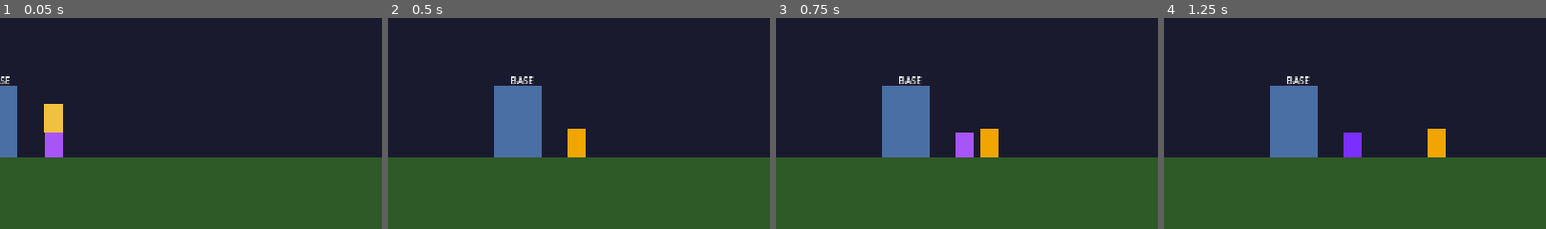
Above: before the commit, frames 1-4 (left to right).
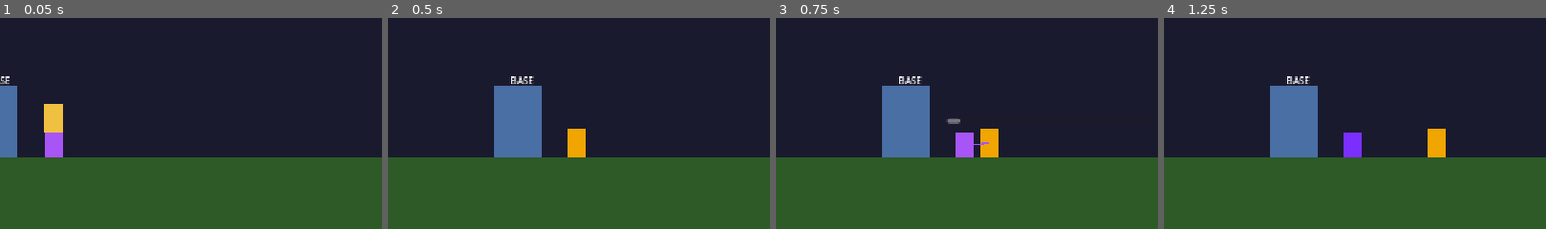
Above: after the commit, the same moments.

Repository: Saebeas/Simplespire
Game: Godot game, scene res://levels/main_game.tscn
The game is run twice, just before and just after one commit, with the same random seed, the same clock (stepped at 60 frames per second) and the same inputs.
Inputs (mouse positions are % of the whole screen's width and height, from its top left):
- Up to frame 1 (0.05 s): no input
- Up to frame 2 (0.5 s): no input
- Up to frame 3 (0.75 s): tap Enter at 0.5 s; move the mouse to (31, 80) at 0.52 s; hold D (move_right) from 0.53 s (still down); click (31, 80) at 0.67 s
- Up to frame 4 (1.25 s): keep holding D (move_right); tap W (move_up) at 0.77 s
The pictures show only the part of the screen within x 6-56%, y 50-100%; the shares and areas given below are measured in that part.

Frames 1-2 are identical in both runs. In frame 3, 0.1% of the frame differs, in the area x 44-56%, y 47-61%; in frame 4, nothing differs.

Commit message:
Fixed clicking outside node channels

Diff:
--- a/entities/crystal_node.gd
+++ b/entities/crystal_node.gd
@@ -6,7 +6,6 @@
 	var zone: String = "base_zone"
 
 @onready var interaction_zone: Area2D  = $InteractionZone
-@onready var click_zone: Area2D        = $ClickZone
 @onready var channel_bar: ProgressBar  = $ProgressBarContainer/ChannelBar
 @onready var visual: ColorRect         = $Visual
 
@@ -37,8 +36,6 @@
 	interaction_zone.body_entered.connect(_on_body_entered)
 	interaction_zone.body_exited.connect(_on_body_exited)
 
-	# ClickZone — click detection only, exactly matches the visual rect
-	click_zone.input_event.connect(_on_click_zone_input)
 
 	EventBus.player_stun_started.connect(_on_player_stunned)
 
@@ -46,11 +43,19 @@
 		[zone, _yield_amount, _pack_chance * 100.0])
 
 
-func _on_click_zone_input(_viewport: Node, event: InputEvent, _shape_idx: int) -> void:
+func _unhandled_input(event: InputEvent) -> void:
 	if event is InputEventMouseButton:
 		if event.button_index == MOUSE_BUTTON_LEFT and event.pressed:
-			_start_channel()
-			get_viewport().set_input_as_handled()
+			if _player_in_range and _is_mouse_over_visual():
+				_start_channel()
+				get_viewport().set_input_as_handled()
+
+
+func _is_mouse_over_visual() -> bool:
+	var mouse: Vector2 = get_global_mouse_position()
+	# Matches Visual ColorRect exactly: offset (-15,-40) size (30,40)
+	var rect := Rect2(global_position + Vector2(-15.0, -40.0), Vector2(30.0, 40.0))
+	return rect.has_point(mouse)
 
 
 func _physics_process(delta: float) -> void:
--- a/entities/crystal_node.tscn
+++ b/entities/crystal_node.tscn
@@ -4,9 +4,6 @@
 
 [sub_resource type="CircleShape2D" id="CircleShape2D_gtjg0"]
 radius = 80.0
-
-[sub_resource type="RectangleShape2D" id="RectangleShape2D_tcijs"]
-size = Vector2(30, 40)
 
 [node name="CrystalNode" type="Node2D" unique_id=834221811]
 script = ExtResource("1_tcijs")
@@ -34,11 +31,3 @@
 offset_bottom = 8.0
 max_value = 1.0
 show_percentage = false
-
-[node name="ClickZone" type="Area2D" parent="." unique_id=553735226]
-collision_layer = 0
-collision_mask = 0
-
-[node name="ClickShape" type="CollisionShape2D" parent="ClickZone" unique_id=832420065]
-position = Vector2(0, -20)
-shape = SubResource("RectangleShape2D_tcijs")
